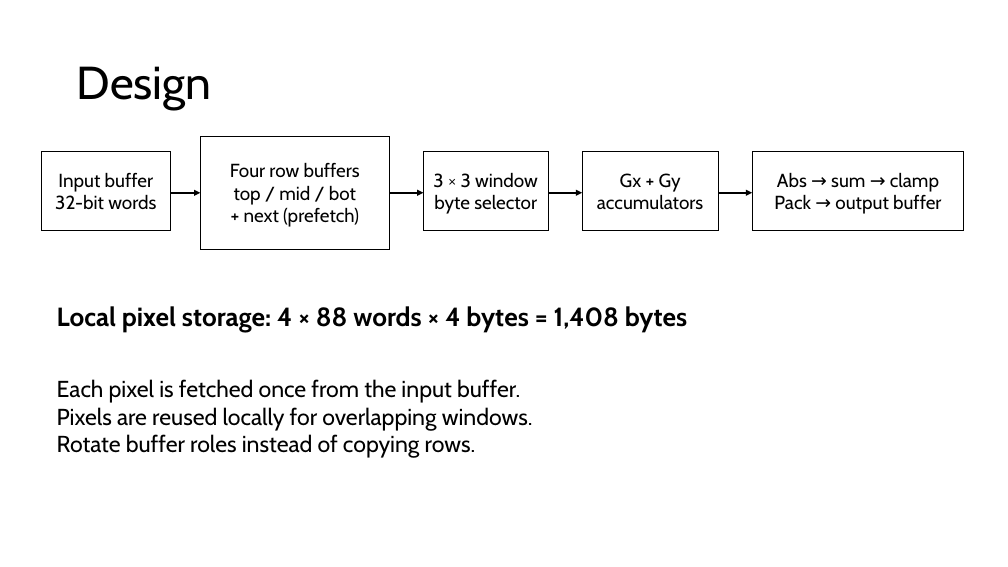
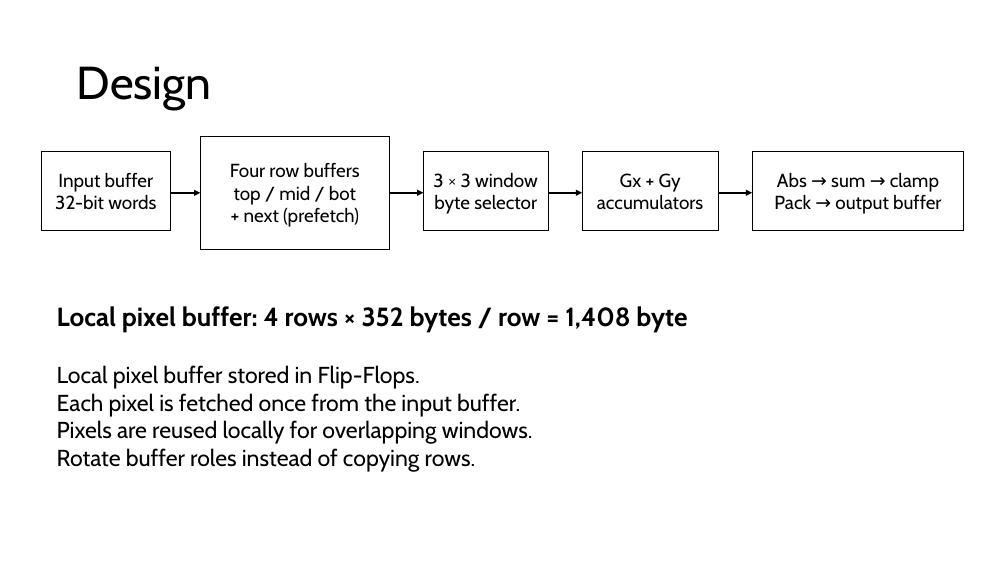
Before and after one commit to madsamtoft/G75-Didactic-SoC, a slide deck: slide 3 of assignment/SOBEL_TASK1_PP.pptx. Drawn at 1008x567 pixels with LibreOffice and Linux fonts; fonts in the diff are those of the drawing. Boxes give left, top, right and bottom in pixels: in the first picture for what was removed or moved away, otherwise in the second. Text is boxed around its words. In the diff, an @@ line names an element or a change of style, - is before the commit and + after.

```diff
--- a/assignment/SOBEL_TASK1_PP.pptx
+++ b/assignment/SOBEL_TASK1_PP.pptx
@@ text at (57,306,687,332): text changed @@
-Local pixel storage: 4 × 88 words × 4 bytes = 1,408 bytes
+Local pixel buffer: 4 rows × 352 bytes / row = 1,408 byte
@@ text at (57,365,420,389): paragraph added @@
+Local pixel buffer stored in Flip-Flops.
```
Also in this commit, not shown: 3 other slides changed, 1 slide added, 1 slide removed.
